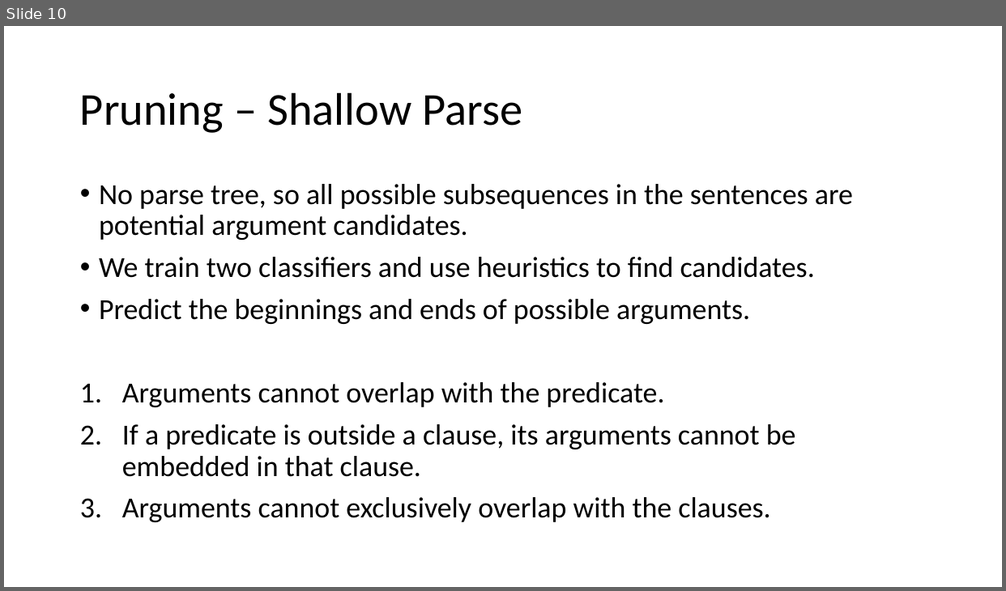
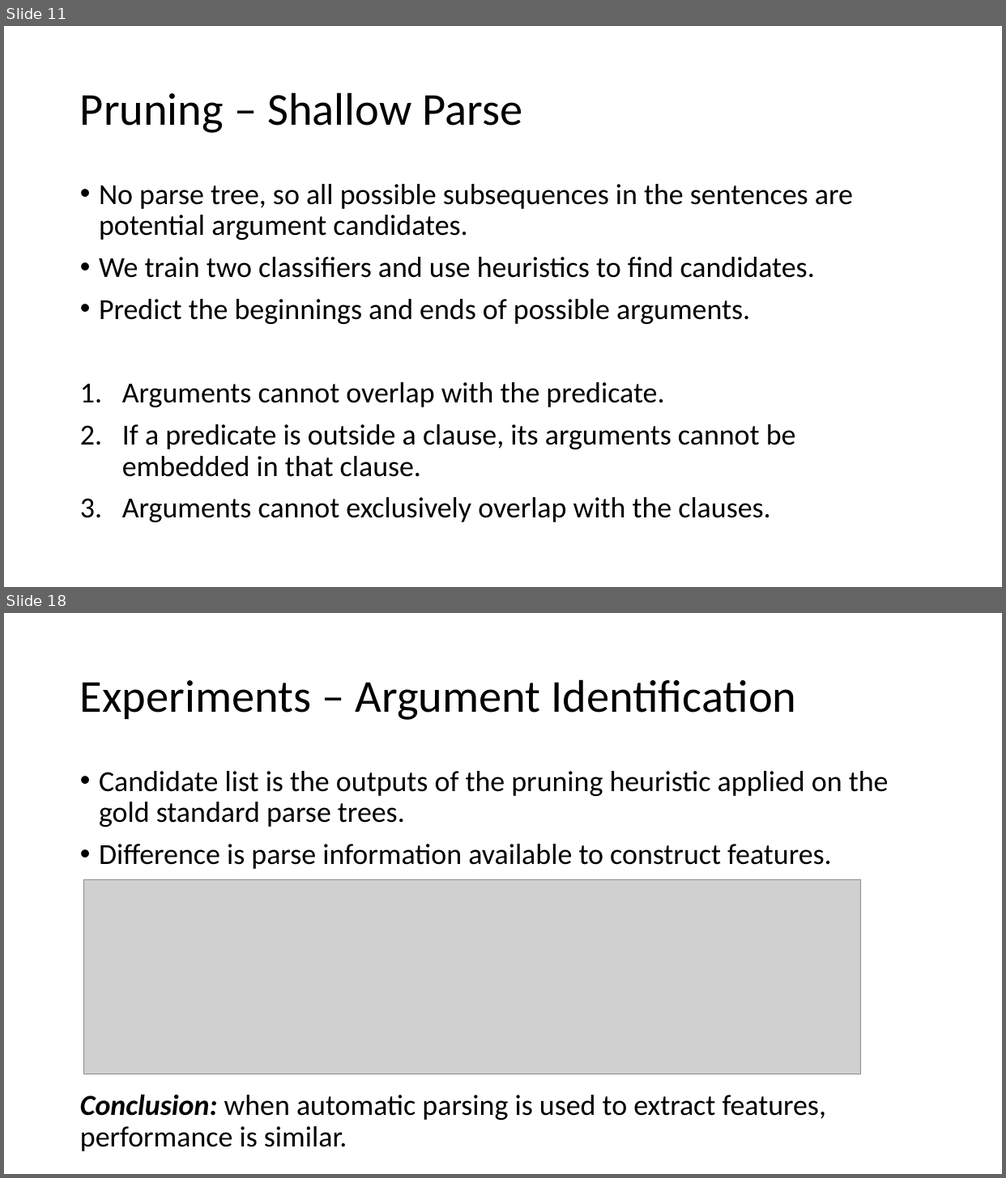
Before and after one commit to jspitkin/spring2017, a slide deck: structured_prediction/importance_of_syntactic_parsing.pptx. Shown one above the other, each under a label of ours: slide 10 before the commit, slides 11 and 18 after it; the slides between them are not shown. The pictures are 1006x591 and 1006x1178 pixels, drawn with LibreOffice and Linux fonts; fonts in the diff are those of the drawing; grey boxes stand for pictures. Boxes give left, top, right and bottom in pixels: in the first picture for what was removed or moved away, otherwise in the second. Text is boxed around its words. In the diff, an @@ line names an element or a change of style, - is before the commit and + after.

```diff
--- a/structured_prediction/importance_of_syntactic_parsing.pptx
+++ b/structured_prediction/importance_of_syntactic_parsing.pptx
@@ slide 18 added at (4,613,1002,1174), background #FFFFFF @@
@@ title added at (80,679,796,720), 44 pt, text #000000 @@
+Experiments – Argument Identification
@@ text added at (80,771,889,1152), 28 pt, text #000000 @@
+• Candidate list is the outputs of the pruning heuristic applied on the gold standard parse trees.
+• Difference is parse information available to construct features.
+Conclusion: when automatic parsing is used to extract features, performance is similar.
@@ picture added at (84,879,861,1074) @@
@@ what was slide 10 is now slide 11 @@
```
Also in this commit, not shown: 6 slides changed, 8 other slides added, 2 slides removed, 13 other files.
